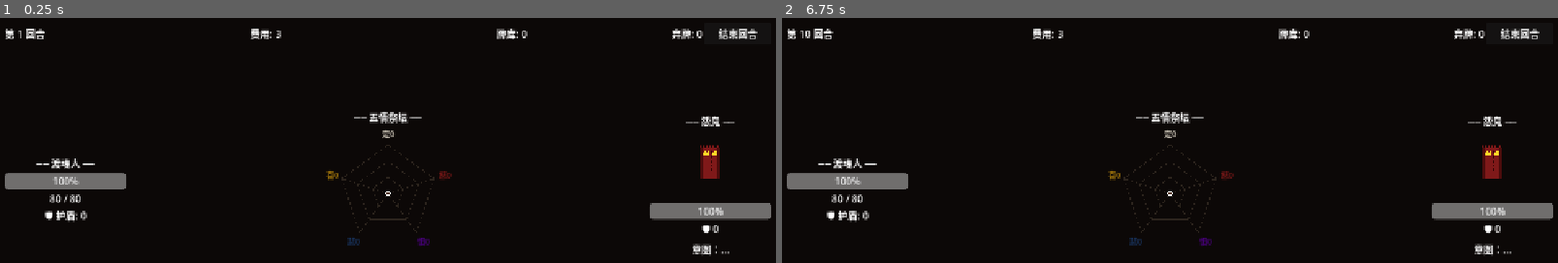
Above: before the commit, frames 1-2 (left to right).
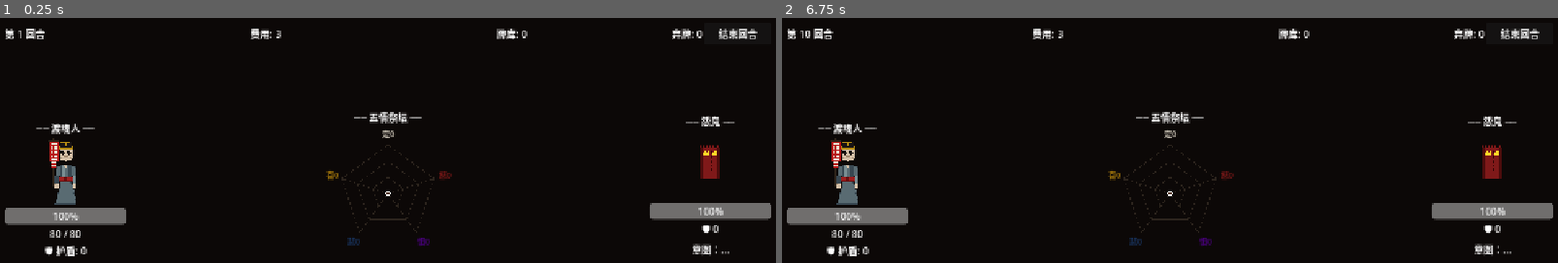
Above: after the commit, the same moments.

Repository: qianhua76123-pixel/soul-ferry
Game: Godot game, scene res://scenes/BattleScene.tscn
The game is run twice, just before and just after one commit, with the same random seed, the same clock (stepped at 60 frames per second) and the same inputs. This scene is started directly instead of the project's main scene.
Inputs (mouse positions are in pixels of both pictures, inside the frame that each line leads up to):
- Up to frame 1 (0.25 s): no input
- Up to frame 2 (6.75 s): click "结束回合" at 0.5 s; click "结束回合" at 1.25 s; click "结束回合" at 2 s; tap Enter at 2.75, 4.25, 5.75 s; move the mouse to (1340, 214) at 2.77 s; click (1340, 214) at 2.92 s; tap Space at 3.5, 5, 6.5 s; move the mouse to (1014, 258) at 3.52 s; click (1014, 258) at 3.67 s; move the mouse to (1247, 140) at 4.27 s; click (1247, 140) at 4.42 s; move the mouse to (outside the picture) at 5.02 s; click (outside the picture) at 5.17 s; move the mouse to (outside the picture) at 5.77 s; click (outside the picture) at 5.92 s; move the mouse to (937, 169) at 6.52 s; click (937, 169) at 6.67 s

The runs differ from the first frame. In frame 1, 3.0% of the frame differs, in the area x 0-17%, y 43-98%; in frame 2, 3.0%.
Error before the commit: Trying to assign value of type 'Panel' to a variable of type 'Label'. (res://scripts/battle/BattleScene.gd:409)
Error after the commit: Trying to assign value of type 'Panel' to a variable of type 'Label'. (res://scripts/battle/BattleScene.gd:424)

Commit message:
feat: 主角渡魂人像素立绘 + 全敌人HTML预览完整版
PlayerPixelArt.gd:
- 青灰道袍 + 朱红腰带 + 黑金道冠 + 白底红符长幡
- 4种状态：idle(站立持幡) / attack(施法右手发光) / hurt(受击偏移+红调) / dead(横倒灰化)
- 静态函数，完全与 EnemyPixelArt 同样的 RefCounted+class_name 架构

BattleScene 接入：
- tscn 插入 PlayerSprite(TextureRect) 节点
- _setup_player_sprite() 初始化 idle 状态
- 出牌 → attack(0.5s) → idle
- 受伤 → hurt(0.4s) → idle
- 死亡 → dead

ui-preview.html:
- 战斗屏加入主角 canvas，完整像素渲染
- drawPlayerPixel(): 道袍/道冠/长幡完整细节
- drawEnemyPixel(): 全部8个敌人 JS 实现
  孤魂游灵/怨鬼/摄魅眼/缕头鬼/闪火鬼/水鬼/旱魃/鬼新娘

Diff:
--- a/scenes/BattleScene.tscn
+++ b/scenes/BattleScene.tscn
@@ -88,6 +88,12 @@
 horizontal_alignment = 1
 text = "── 渡魂人 ──"
 
+[node name="PlayerSprite" type="TextureRect" parent="UI/AltarLayout/PlayerArea"]
+layout_mode = 2
+custom_minimum_size = Vector2(80, 112)
+size_flags_horizontal = 4
+stretch_mode = 5
+
 [node name="HPBar" type="ProgressBar" parent="UI/AltarLayout/PlayerArea"]
 layout_mode = 2
 custom_minimum_size = Vector2(180, 20)
--- a/scripts/battle/BattleScene.gd
+++ b/scripts/battle/BattleScene.gd
@@ -27,7 +27,8 @@
 var _dmgnum_scene: PackedScene = preload("res://scenes/DamageNumber.tscn")
 
 ## 显式 preload 保证 Godot 4.6 编译期能找到静态类定义
-const EnemyPixelArtClass = preload("res://scripts/ui/EnemyPixelArt.gd")
+const EnemyPixelArtClass  = preload("res://scripts/ui/EnemyPixelArt.gd")
+const PlayerPixelArtClass = preload("res://scripts/ui/PlayerPixelArt.gd")
 
 ## Boss UI 控制器（仅 Boss 战时激活）
 var _boss_ui: BossUI = null
@@ -66,6 +67,9 @@
 
 	# Buff 图标栏 + Tooltip 系统
 	_setup_buff_ui()
+
+	# 主角立绘初始化
+	_setup_player_sprite()
 
 	var enemy_id = GameState.get_meta("pending_enemy_id", "yuan_gui")
 	state_machine.start_battle(str(enemy_id))
@@ -264,6 +268,10 @@
 	if state_machine.current_state != 2: # STATE_PLAYER_TURN
 		return
 	SoundManager.play_sfx("card_play")
+	# 出牌时切换施法立绘（0.5s 后恢复 idle）
+	_set_player_sprite_state("attack")
+	get_tree().create_timer(0.5).timeout.connect(
+		func(): _set_player_sprite_state("idle"), CONNECT_ONE_SHOT)
 	state_machine.play_card(card_data)
 
 func _on_emotion_changed(emotion: String, old_val: int, new_val: int) -> void:
@@ -300,8 +308,15 @@
 	var diff = new_hp - old_hp
 	if diff < 0:
 		_spawn_player_number(-diff, "damage")
+		# 主角立绘切换受伤状态（0.4s 后恢复 idle）
+		_set_player_sprite_state("hurt")
+		get_tree().create_timer(0.4).timeout.connect(
+			func(): _set_player_sprite_state("idle"), CONNECT_ONE_SHOT)
 	elif diff > 0:
 		_spawn_player_number(diff, "heal")
+	# 死亡
+	if new_hp <= 0:
+		_set_player_sprite_state("dead")
 
 func _update_hud() -> void:
 	cost_label.text          = "费用: %d" % DeckManager.current_cost
@@ -578,3 +593,18 @@
 			if disorder_warning.text == "⚡ Boss 进入愤怒阶段！":
 				disorder_warning.text = ""
 		)
+
+## ══════════════════════════════════════════════════════
+## 主角像素立绘
+## ══════════════════════════════════════════════════════
+
+func _setup_player_sprite() -> void:
+	var sprite = get_node_or_null("UI/AltarLayout/PlayerArea/PlayerSprite")
+	if not sprite: return
+	sprite.texture_filter = CanvasItem.TEXTURE_FILTER_NEAREST
+	_set_player_sprite_state("idle")
+
+func _set_player_sprite_state(state: String) -> void:
+	var sprite = get_node_or_null("UI/AltarLayout/PlayerArea/PlayerSprite")
+	if not sprite: return
+	sprite.texture = PlayerPixelArtClass.create_texture(state)
--- /dev/null
+++ b/scripts/ui/PlayerPixelArt.gd
@@ -0,0 +1,347 @@
+extends RefCounted
+
+class_name PlayerPixelArt
+
+## PlayerPixelArt.gd - 渡魂人主角程序化像素立绘
+## 调用 create_texture(state) → ImageTexture
+## state: "idle" / "attack" / "hurt" / "dead"
+##
+## 渡魂人形象设定：
+##   - 身穿青灰色道袍，腰束朱红宽带
+##   - 头戴方形道冠（黑底金边）
+##   - 手持长幡（白底红符文）
+##   - 面容清瘦，眉目沉静
+##   - 整体色调：青灰 · 朱红 · 墨黑 · 纸白
+
+## 画布：32×48，2倍放大到 64×96（像素感）
+
+static func create_texture(state: String = "idle") -> ImageTexture:
+	var img = Image.create(32, 48, false, Image.FORMAT_RGBA8)
+	img.fill(Color.TRANSPARENT)
+	_draw_player(img, state)
+	img.resize(64, 96, Image.INTERPOLATE_NEAREST)
+	return ImageTexture.create_from_image(img)
+
+static func _draw_player(img: Image, state: String) -> void:
+	match state:
+		"idle":   _draw_idle(img)
+		"attack": _draw_attack(img)
+		"hurt":   _draw_hurt(img)
+		"dead":   _draw_dead(img)
+		_:        _draw_idle(img)
+
+# ── 辅助 ──────────────────────────────────────────────
+static func _px(img: Image, x: int, y: int, c: Color) -> void:
+	if x >= 0 and x < img.get_width() and y >= 0 and y < img.get_height():
+		img.set_pixel(x, y, c)
+
+static func _rect(img: Image, x:int, y:int, w:int, h:int, c:Color) -> void:
+	for dy in h:
+		for dx in w:
+			_px(img, x+dx, y+dy, c)
+
+static func _circle(img: Image, cx:int, cy:int, r:int, c:Color) -> void:
+	for dy in range(-r, r+1):
+		for dx in range(-r, r+1):
+			if dx*dx + dy*dy <= r*r:
+				_px(img, cx+dx, cy+dy, c)
+
+static func _line(img: Image, x0:int, y0:int, x1:int, y1:int, c:Color) -> void:
+	var dx = abs(x1-x0); var dy = abs(y1-y0)
+	var sx = 1 if x0 < x1 else -1
+	var sy = 1 if y0 < y1 else -1
+	var err = dx - dy
+	while true:
+		_px(img, x0, y0, c)
+		if x0 == x1 and y0 == y1: break
+		var e2 = 2 * err
+		if e2 > -dy: err -= dy; x0 += sx
+		if e2 < dx:  err += dx; y0 += sy
+
+# ══════════════════════════════════════════════════════
+#  调色板
+# ══════════════════════════════════════════════════════
+# 道袍：青灰系
+const C_ROBE_MID  = Color(0.35, 0.42, 0.45, 1.0)   # 青灰主色
+const C_ROBE_DARK = Color(0.22, 0.28, 0.32, 1.0)   # 袍褶阴影
+const C_ROBE_LITE = Color(0.48, 0.56, 0.58, 1.0)   # 袍褶高光
+# 腰带：朱红
+const C_SASH      = Color(0.62, 0.12, 0.12, 1.0)   # 腰带主色
+const C_SASH_DARK = Color(0.40, 0.06, 0.06, 1.0)   # 腰带阴影
+# 道冠：黑底金边
+const C_CROWN_BG  = Color(0.10, 0.08, 0.08, 1.0)   # 冠体黑
+const C_CROWN_RIM = Color(0.72, 0.55, 0.08, 1.0)   # 冠沿金色
+# 肤色
+const C_SKIN      = Color(0.84, 0.76, 0.66, 1.0)   # 脸/手
+const C_SKIN_DARK = Color(0.65, 0.55, 0.45, 1.0)   # 脸部阴影
+# 幡：白底红字
+const C_BANNER    = Color(0.92, 0.89, 0.82, 1.0)   # 幡面纸白
+const C_BANNER_RD = Color(0.72, 0.10, 0.10, 1.0)   # 幡面朱红符文
+const C_BANNER_PL = Color(0.18, 0.14, 0.10, 1.0)   # 幡杆深棕
+# 墨黑轮廓
+const C_OUTLINE   = Color(0.08, 0.06, 0.06, 1.0)
+# 头发
+const C_HAIR      = Color(0.10, 0.08, 0.08, 1.0)
+# 眼睛
+const C_EYE       = Color(0.15, 0.10, 0.08, 1.0)
+const C_EYE_WH    = Color(0.90, 0.88, 0.82, 1.0)
+
+# ══════════════════════════════════════════════════════
+#  内部：绘制共用身体部件
+# ══════════════════════════════════════════════════════
+
+## 道冠（头顶方形冠）
+static func _draw_crown(img: Image, head_y: int) -> void:
+	# 冠体（方形，略宽于头部）
+	_rect(img, 12, head_y - 5, 8, 5, C_CROWN_BG)
+	# 金色冠沿（底边+左右）
+	_rect(img, 11, head_y - 1, 10, 1, C_CROWN_RIM)
+	_px(img,  11, head_y - 2, C_CROWN_RIM)
+	_px(img,  20, head_y - 2, C_CROWN_RIM)
+	# 冠顶金色细线
+	_rect(img, 13, head_y - 5, 6, 1, C_CROWN_RIM)
+	# 冠中竖线装饰
+	_px(img, 16, head_y - 4, C_CROWN_RIM)
+	_px(img, 16, head_y - 3, C_CROWN_RIM)
+
+## 头部（脸+耳+发）
+static func _draw_head(img: Image, head_y: int, blink: bool = false) -> void:
+	# 面部底色
+	_circle(img, 16, head_y + 3, 5, C_SKIN)
+	# 耳朵
+	_px(img, 11, head_y + 3, C_SKIN)
+	_px(img, 21, head_y + 3, C_SKIN)
+	# 发鬓（冠两侧露出的发）
+	for y in range(head_y, head_y + 4):
+		_px(img, 11, y, C_HAIR)
+		_px(img, 21, y, C_HAIR)
+	# 脸部细节：眉毛
+	_rect(img, 13, head_y + 1, 2, 1, C_OUTLINE)
+	_rect(img, 17, head_y + 1, 2, 1, C_OUTLINE)
+	# 眼睛
+	if blink:
+		_rect(img, 13, head_y + 3, 2, 1, C_OUTLINE)
+		_rect(img, 17, head_y + 3, 2, 1, C_OUTLINE)
+	else:
+		_px(img, 14, head_y + 3, C_EYE_WH)
+		_px(img, 14, head_y + 3, C_EYE)
+		_px(img, 18, head_y + 3, C_EYE_WH)
+		_px(img, 18, head_y + 3, C_EYE)
+		# 眼神沉静：细长单眼皮
+		_px(img, 13, head_y + 2, C_OUTLINE)
+		_px(img, 14, head_y + 2, C_OUTLINE)
+		_px(img, 15, head_y + 2, C_OUTLINE)
+		_px(img, 17, head_y + 2, C_OUTLINE)
+		_px(img, 18, head_y + 2, C_OUTLINE)
+		_px(img, 19, head_y + 2, C_OUTLINE)
+	# 鼻梁（一个像素）
+	_px(img, 16, head_y + 4, C_SKIN_DARK)
+	# 嘴（薄唇）
+	_px(img, 15, head_y + 5, C_SKIN_DARK)
+	_px(img, 16, head_y + 5, C_SKIN_DARK)
+	_px(img, 17, head_y + 5, C_SKIN_DARK)
+	# 下颌阴影
+	_px(img, 13, head_y + 6, C_SKIN_DARK)
+	_px(img, 19, head_y + 6, C_SKIN_DARK)
+
+## 道袍躯干（站立）
+static func _draw_body_robe(img: Image, torso_y: int) -> void:
+	# 躯干主体
+	_rect(img, 12, torso_y, 8, 12, C_ROBE_MID)
+	# 左侧阴影（袍褶）
+	_rect(img, 12, torso_y, 2, 12, C_ROBE_DARK)
+	_rect(img, 18, torso_y, 2, 12, C_ROBE_DARK)
+	# 高光（中央偏左）
+	_rect(img, 14, torso_y, 2, 10, C_ROBE_LITE)
+	# 领口 V 形
+	_px(img, 15, torso_y,     C_SKIN)
+	_px(img, 16, torso_y,     C_SKIN)
+	_px(img, 16, torso_y + 1, C_SKIN)
+	# 腰带
+	_rect(img, 11, torso_y + 9, 10, 3, C_SASH)
+	_rect(img, 11, torso_y + 11, 10, 1, C_SASH_DARK)
+	# 腰带中央结扣
+	_rect(img, 15, torso_y + 9, 2, 3, C_SASH_DARK)
+
+## 下袍+腿（站立）
+static func _draw_lower_robe(img: Image, waist_y: int) -> void:
+	# 下袍（向下展开的 A 字形）
+	for i in 16:
+		var w = 8 + i / 2
+		var x = 16 - w / 2
+		_rect(img, x, waist_y + i, w, 1, C_ROBE_MID)
+		# 褶皱阴影
+		if i % 4 == 0:
+			_px(img, x, waist_y + i, C_ROBE_DARK)
+			_px(img, x + w - 1, waist_y + i, C_ROBE_DARK)
+	# 袍底
+	_rect(img, 8, waist_y + 15, 16, 1, C_ROBE_DARK)
+	# 鞋尖（黑色翘头）
+	_rect(img, 11, waist_y + 16, 4, 2, C_OUTLINE)
+	_rect(img, 17, waist_y + 16, 4, 2, C_OUTLINE)
+	_px(img, 10, waist_y + 16, C_OUTLINE)
+	_px(img, 21, waist_y + 16, C_OUTLINE)
+
+## 左臂（持幡手，自然下垂）
+static func _draw_arm_left(img: Image, shoulder_y: int) -> void:
+	# 上臂
+	_rect(img, 9, shoulder_y, 3, 7, C_ROBE_MID)
+	_px(img, 9, shoulder_y,     C_ROBE_DARK)
+	_px(img, 9, shoulder_y + 1, C_ROBE_DARK)
+	# 前臂
+	_rect(img, 8, shoulder_y + 7, 3, 5, C_ROBE_DARK)
+	# 手（持幡杆）
+	_rect(img, 8, shoulder_y + 12, 3, 3, C_SKIN)
+	_px(img, 8, shoulder_y + 12, C_SKIN_DARK)
+
+## 右臂（空手，微微前伸/道法手势）
+static func _draw_arm_right(img: Image, shoulder_y: int, raised: bool = false) -> void:
+	var offset_y = -4 if raised else 0
+	# 上臂
+	_rect(img, 20, shoulder_y + offset_y, 3, 7, C_ROBE_MID)
+	_px(img, 22, shoulder_y + offset_y, C_ROBE_DARK)
+	# 前臂
+	_rect(img, 21, shoulder_y + 7 + offset_y, 3, 5, C_ROBE_LITE)
+	# 手（道法手势：食指上指）
+	_rect(img, 21, shoulder_y + 12 + offset_y, 3, 3, C_SKIN)
+	if raised:
+		# 伸出食指（施法）
+		_px(img, 22, shoulder_y + 11 + offset_y, C_SKIN)
+		_px(img, 22, shoulder_y + 10 + offset_y, C_SKIN)
+		# 朱砂指尖（施法时发光）
+		_px(img, 22, shoulder_y + 9 + offset_y, Color(0.85, 0.20, 0.20, 0.9))
+
+## 长幡（左手持，垂直挂下）
+static func _draw_banner(img: Image, pole_x: int, pole_top_y: int) -> void:
+	# 幡杆（从手部到画布顶端）
+	for y in range(0, pole_top_y + 16):
+		_px(img, pole_x, y, C_BANNER_PL)
+	# 幡横木
+	_rect(img, pole_x - 3, 2, 7, 1, C_BANNER_PL)
+	# 幡面（宽6，高14，从横木下垂）
+	_rect(img, pole_x - 2, 3, 6, 14, C_BANNER)
+	# 幡边装饰（朱红边框）
+	for y in range(3, 17):
+		_px(img, pole_x - 2, y, C_BANNER_RD)
+		_px(img, pole_x + 3, y, C_BANNER_RD)
+	_rect(img, pole_x - 2, 3,  6, 1, C_BANNER_RD)
+	_rect(img, pole_x - 2, 16, 6, 1, C_BANNER_RD)
+	# 幡面符文（"渡"字简化笔画）
+	# 横笔
+	_rect(img, pole_x - 1, 5,  4, 1, C_BANNER_RD)
+	_rect(img, pole_x - 1, 8,  4, 1, C_BANNER_RD)
+	_rect(img, pole_x - 1, 11, 4, 1, C_BANNER_RD)
+	_rect(img, pole_x - 1, 14, 4, 1, C_BANNER_RD)
+	# 竖笔（中央）
+	for y in range(5, 15):
+		_px(img, pole_x, y, C_BANNER_RD)
+	# 幡脚穗（3条细线）
+	for dx in [-1, 0, 1]:
+		for y in range(17, 21):
+			_px(img, pole_x + dx, y, C_BANNER_RD if y % 2 == 0 else C_BANNER)
+
+# ══════════════════════════════════════════════════════
+#  状态立绘
+# ══════════════════════════════════════════════════════
+
+## 站立·持幡待机
+static func _draw_idle(img: Image) -> void:
+	_draw_banner(img, 7, 18)          # 幡（左侧，从顶延伸到手）
+	_draw_lower_robe(img, 31)         # 下袍
+	_draw_body_robe(img, 19)          # 躯干
+	_draw_arm_left(img, 20)           # 左臂（持幡）
+	_draw_arm_right(img, 20, false)   # 右臂（自然）
+	_draw_head(img, 8)                # 头
+	_draw_crown(img, 8)               # 道冠
+
+## 施法·右手前伸发光
+static func _draw_attack(img: Image) -> void:
+	_draw_banner(img, 7, 18)
+	_draw_lower_robe(img, 31)
+	_draw_body_robe(img, 19)
+	_draw_arm_left(img, 20)
+	_draw_arm_right(img, 20, true)    # 右臂上举施法
+	_draw_head(img, 8)
+	_draw_crown(img, 8)
+	# 施法光效（右手指尖放射）
+	_px(img, 24, 18, Color(0.95, 0.75, 0.20, 0.8))
+	_px(img, 25, 17, Color(0.95, 0.75, 0.20, 0.5))
+	_px(img, 25, 19, Color(0.95, 0.75, 0.20, 0.5))
+	_px(img, 26, 18, Color(0.85, 0.55, 0.10, 0.35))
+
+## 受击·身体后仰，道冠微斜
+static func _draw_hurt(img: Image) -> void:
+	_draw_banner(img, 9, 20)          # 幡随后仰偏移
+	_draw_lower_robe(img, 32)         # 下袍略低
+	# 躯干向右偏1像素
+	_rect(img, 13, 20, 8, 12, C_ROBE_MID)
+	_rect(img, 13, 20, 2, 12, C_ROBE_DARK)
+	_rect(img, 19, 20, 2, 12, C_ROBE_DARK)
+	_rect(img, 15, 20, 2, 10, C_ROBE_LITE)
+	_rect(img, 12, 29, 10, 3, C_SASH)
+	_rect(img, 12, 31, 10, 1, C_SASH_DARK)
+	_rect(img, 16, 29, 2, 3, C_SASH_DARK)
+	_draw_arm_left(img, 21)
+	_draw_arm_right(img, 21, false)
+	_draw_head(img, 9, false)
+	# 道冠（后仰微斜，右移1）
+	_rect(img, 13, 4, 8, 5, C_CROWN_BG)
+	_rect(img, 12, 8, 10, 1, C_CROWN_RIM)
+	_rect(img, 14, 4, 6, 1, C_CROWN_RIM)
+	_px(img, 17, 5, C_CROWN_RIM)
+	_px(img, 17, 6, C_CROWN_RIM)
+	# 受伤发红（整体色调偏红）
+	for y in range(8, 48):
+		for x in range(8, 24):
+			var cur = img.get_pixel(x, y)
+			if cur.a > 0.1:
+				img.set_pixel(x, y, Color(
+					min(1.0, cur.r + 0.15),
+					cur.g * 0.88,
+					cur.b * 0.88,
+					cur.a
+				))
+
+## 死亡·倒地（横向）
+static func _draw_dead(img: Image) -> void:
+	# 整体旋转效果：用横向布局模拟倒地
+	# 幡斜倒（左上到右下）
+	_line(img, 4, 20, 20, 36, C_BANNER_PL)
+	_rect(img, 5, 18, 5, 5, C_BANNER)
+	_rect(img, 5, 18, 1, 5, C_BANNER_RD)
+	_rect(img, 9, 18, 1, 5, C_BANNER_RD)
+
+	# 躯体（横躺，从左到右）
+	_rect(img, 4, 26, 24, 8, C_ROBE_MID)    # 袍（水平方向）
+	_rect(img, 4, 26, 24, 2, C_ROBE_DARK)   # 上轮廓
+	_rect(img, 4, 32, 24, 2, C_ROBE_DARK)   # 下轮廓
+	_rect(img, 4, 27, 5, 6,  C_ROBE_LITE)   # 高光（左）
+	# 腰带
+	_rect(img, 14, 26, 4, 8, C_SASH)
+
+	# 头（右侧，圆形）
+	_circle(img, 27, 29, 5, C_SKIN)
+	# 眼睛（闭合/×）
+	_px(img, 25, 28, C_OUTLINE); _px(img, 26, 27, C_OUTLINE)
+	_px(img, 27, 28, C_OUTLINE); _px(img, 28, 27, C_OUTLINE)
+	_px(img, 29, 28, C_OUTLINE)
+	_px(img, 25, 30, C_OUTLINE); _px(img, 26, 31, C_OUTLINE)
+	_px(img, 27, 30, C_OUTLINE); _px(img, 28, 31, C_OUTLINE)
+	_px(img, 29, 30, C_OUTLINE)
+
+	# 道冠（倒落在头旁）
+	_rect(img, 22, 22, 8, 4, C_CROWN_BG)
+	_rect(img, 22, 25, 8, 1, C_CROWN_RIM)
+
+	# 整体变灰（死亡色调）
+	for y in range(0, 48):
+		for x in range(0, 32):
+			var cur = img.get_pixel(x, y)
+			if cur.a > 0.1:
+				var gray = cur.r * 0.3 + cur.g * 0.59 + cur.b * 0.11
+				img.set_pixel(x, y, Color(
+					gray * 0.7 + cur.r * 0.3,
+					gray * 0.7 + cur.g * 0.3,
+					gray * 0.7 + cur.b * 0.3,
+					cur.a * 0.85
+				))
Not shown, changed: ui-preview.html
